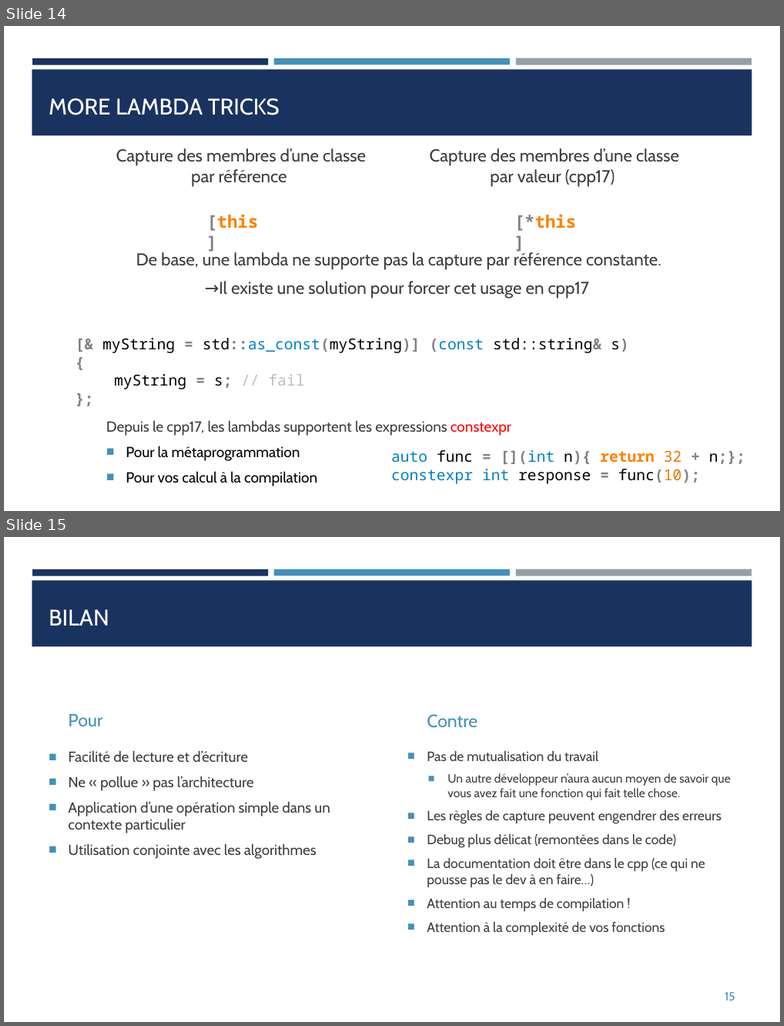
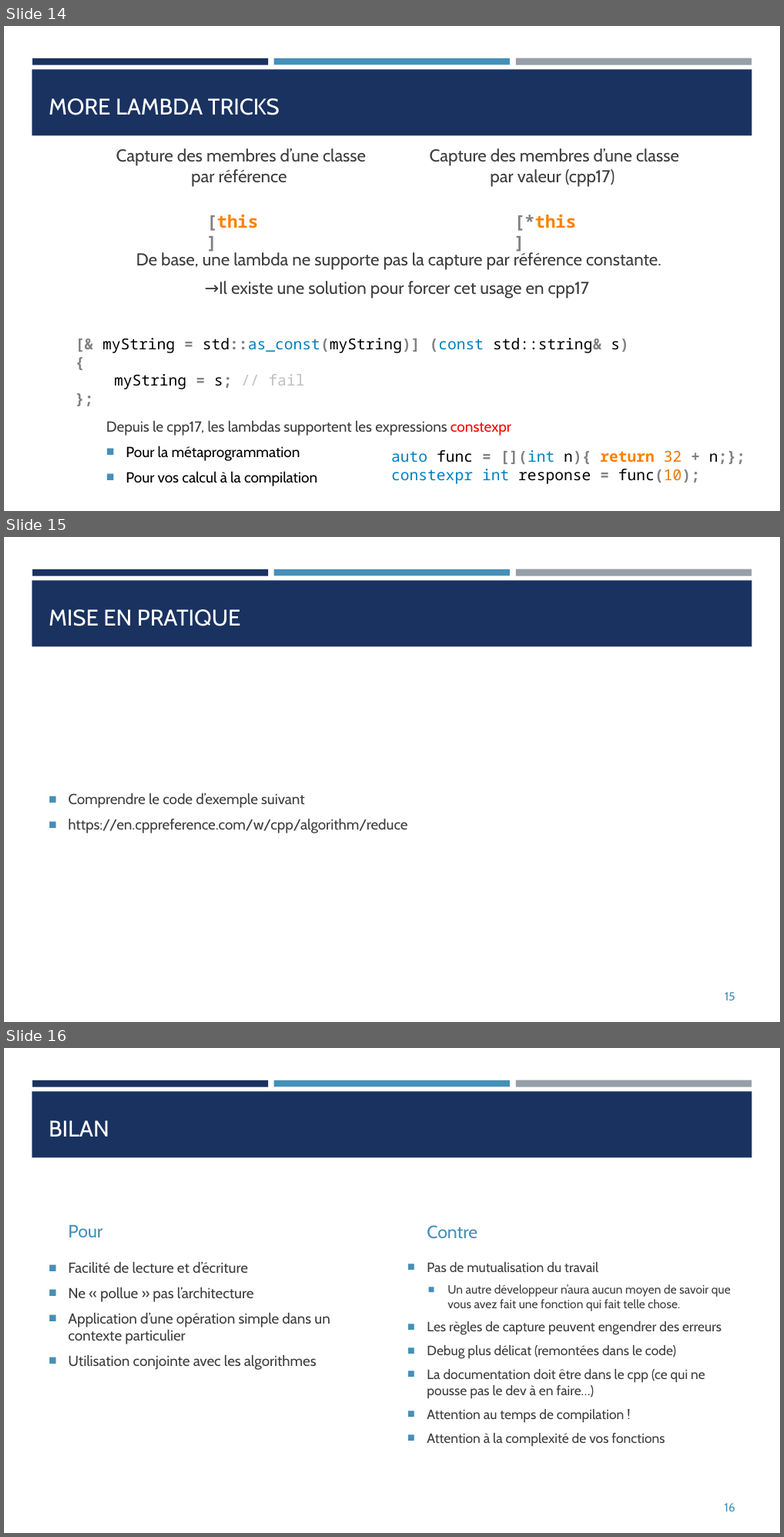
Before and after one commit to franckginguene/cpp_scalian, a slide deck: diapos/CPP_matin.pptx. Shown one above the other, each under a label of ours: slides 14 and 15 before the commit, slides 14, 15 and 16 after it. The pictures are 784x1026 and 784x1537 pixels, drawn with LibreOffice and Linux fonts; fonts in the diff are those of the drawing. Boxes give left, top, right and bottom in pixels: in the first picture for what was removed or moved away, otherwise in the second. Text is boxed around its words. In the diff, an @@ line names an element or a change of style, - is before the commit and + after.

```diff
--- a/diapos/CPP_matin.pptx
+++ b/diapos/CPP_matin.pptx
@@ slide 15 added at bbox=[4, 537, 780, 1022], background #FFFFFF; not listed: 4 template elements that a slide beside it also shows @@
@@ title added at bbox=[49, 609, 240, 626], 21 pt, text #FFFFFF @@
+MISE EN PRATIQUE
@@ text added at bbox=[68, 793, 407, 833], 13.5 pt, text #3D3D3D @@
+■ Comprendre le code d’exemple suivant
+■ https://en.cppreference.com/w/cpp/algorithm/reduce
@@ page number added at bbox=[725, 992, 736, 1001], 11 pt, text #4590B8 @@
+15
@@ what was slide 15 is now slide 16 @@
@@ page number at bbox=[725, 1503, 736, 1512]: text changed @@
-15
+16
```
Also in this commit, not shown: 4 slides changed, 5 other slides added.
